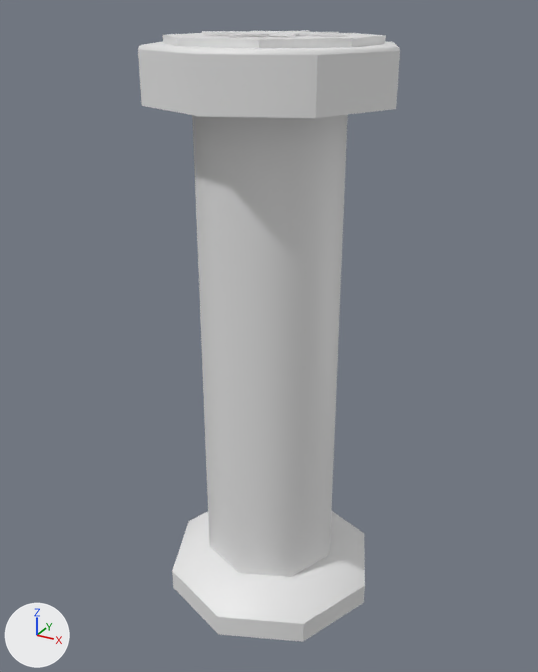
The FBX model Assets/ART/Meshes/SM_Compass.fbx: old version first, new version second.
One viewpoint serves both versions: a 50 mm lens placed at (0.686, -1.26, 1.243), pointed at (-0.008, 0.001, 0.613). Every picture has the same lights, and +X, +Y and +Z are marked at lower left. The older version comes first. Where no turn or scale is listed for an object, it has been applied to the vertices.

The first picture shows 'SM_Compass', 'SM_Compass_Directions'.
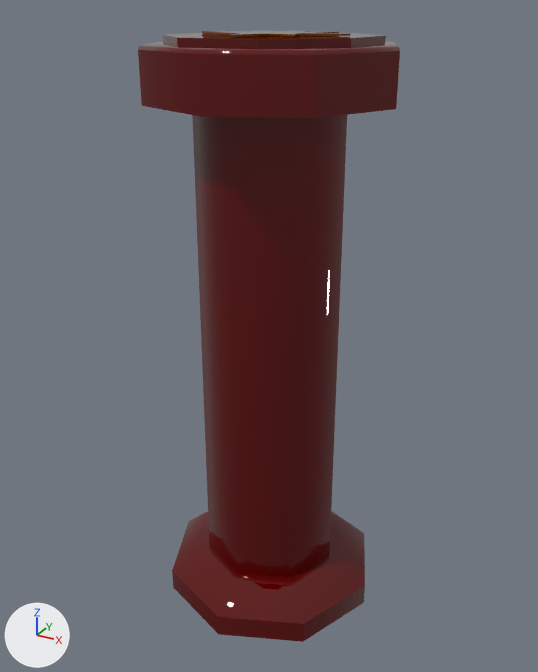
Changed parts and their boxes [x1, y1, x2, y2] in the pictures (538 x 672 px):
'SM_Compass', recoloured (white to dark red): [138, 33, 400, 642] in both
'SM_Compass_Directions', recoloured (darker): [202, 30, 350, 37] in both

What the commit changed:
Material 'M_Stone_02' (mat_m_stone_02) is new.
Its base color is (0.175, 0.0399, 0.0) (brown #743800).
Its roughness is 0.0.
Material 'M_Stone_01' (mat_m_stone_01) is new.
Its base color is (0.11, 0.0, 0.0) (dark red #5d0000).
Its roughness is 0.0.
me_mesh_001 has 33 vertices, 32 faces and spans x -0.15..0.15, y -0.15..0.15, z 0.001..0.004.
me_mesh_001 gains material mat_m_stone_02 (brown #743800).
me_mesh has 98 vertices, 88 faces and spans x -0.24..0.24, y -0.24..0.24, z 0.0..1.2.
me_mesh gains material mat_m_stone_01 (dark red #5d0000).
